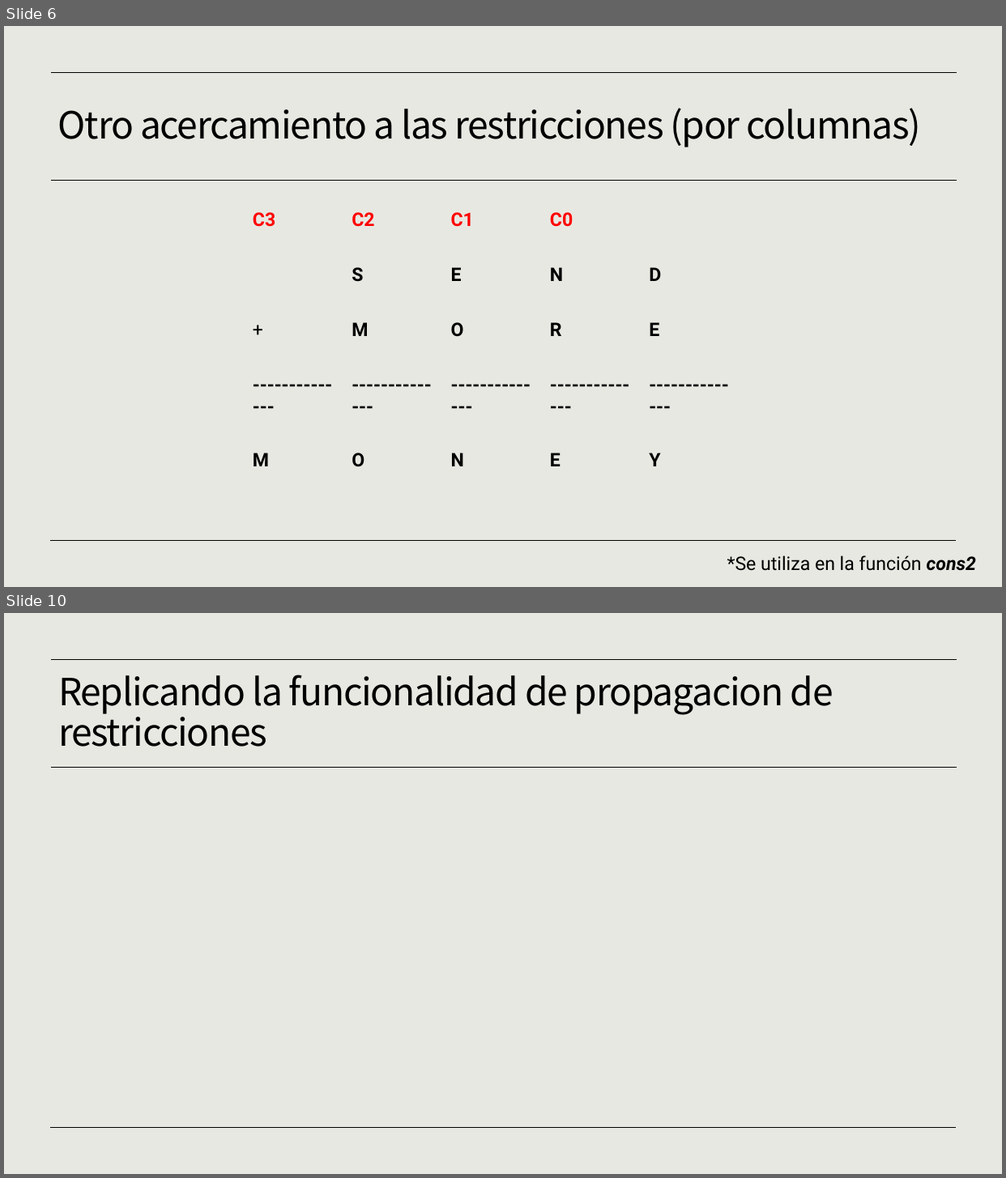
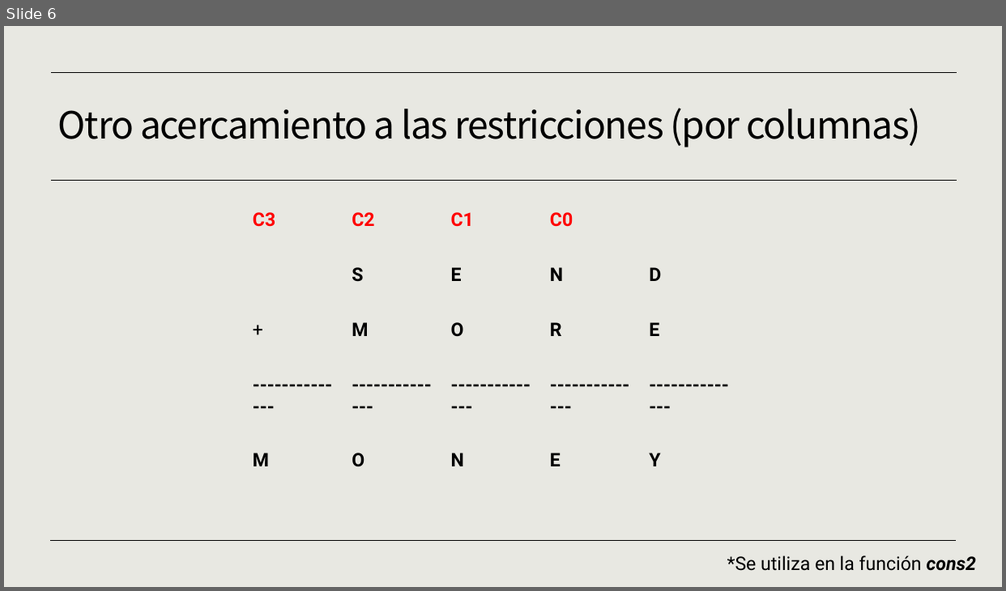
Before and after one commit to JavierCorralLizarraga/Artificial-intelligence, a slide deck: proyecto cripto-aritmetica/proyectocriptoaritmetica.pptx. Shown one above the other, each under a label of ours: slides 6 and 10 before the commit, slide 6 after it; the slides between them are not shown. The pictures are 1006x1178 and 1006x591 pixels, drawn with LibreOffice and Linux fonts; fonts in the diff are those of the drawing. Boxes give left, top, right and bottom in pixels: in the first picture for what was removed or moved away, otherwise in the second. Text is boxed around its words. In the diff, an @@ line names an element or a change of style, - is before the commit and + after.

```diff
--- a/proyecto cripto-aritmetica/proyectocriptoaritmetica.pptx
+++ b/proyecto cripto-aritmetica/proyectocriptoaritmetica.pptx
@@ slide 10 removed at [4,613,1002,1174], background #E8E8E2; not listed: 3 template elements that a slide beside it also shows @@
@@ title removed at [58,675,833,747] @@
-Replicando la funcionalidad de propagacion de restricciones
```
Also in this commit, not shown: 3 slides changed, 5 slides added, 2 other slides removed, 9 other files.
